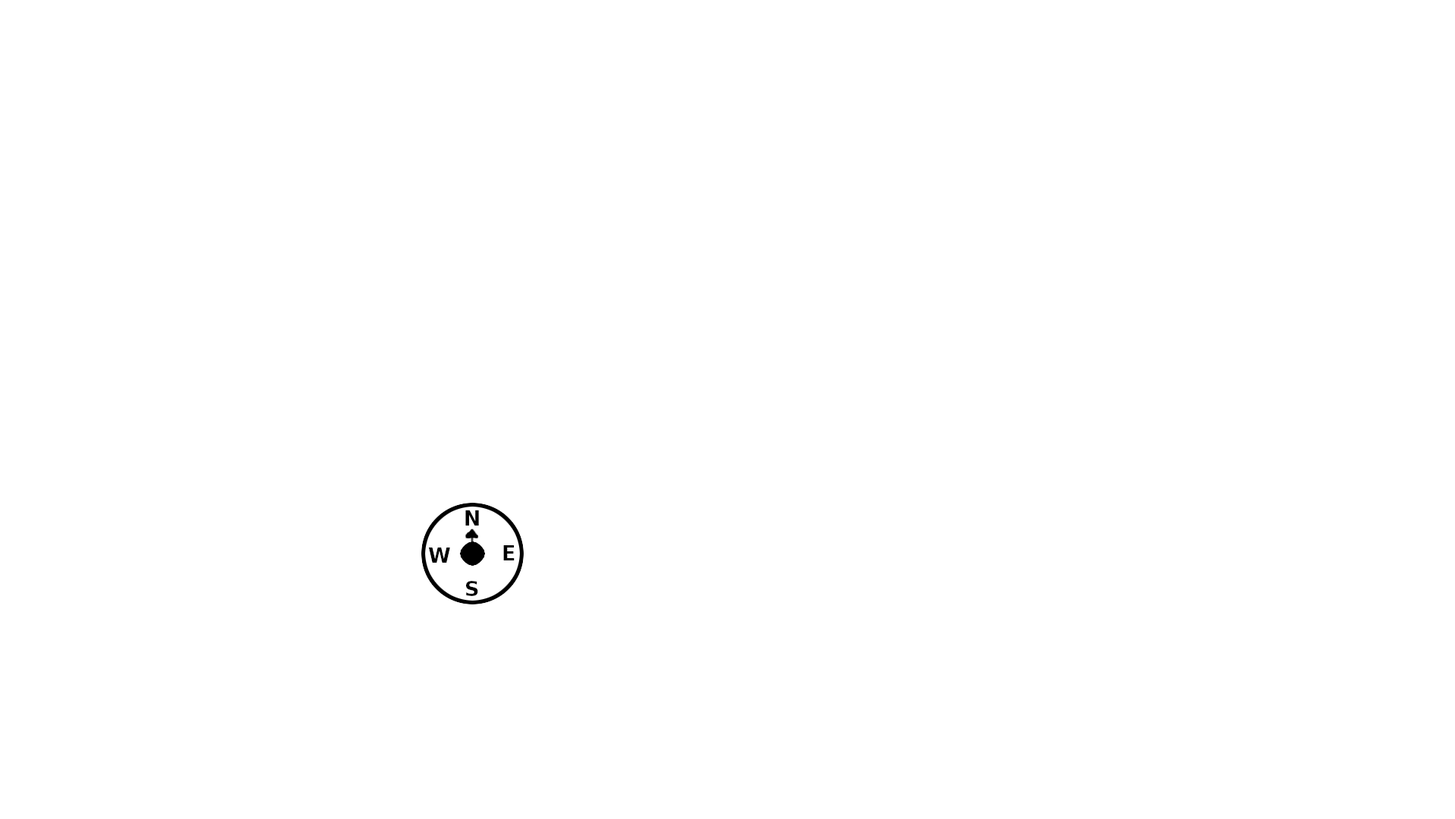
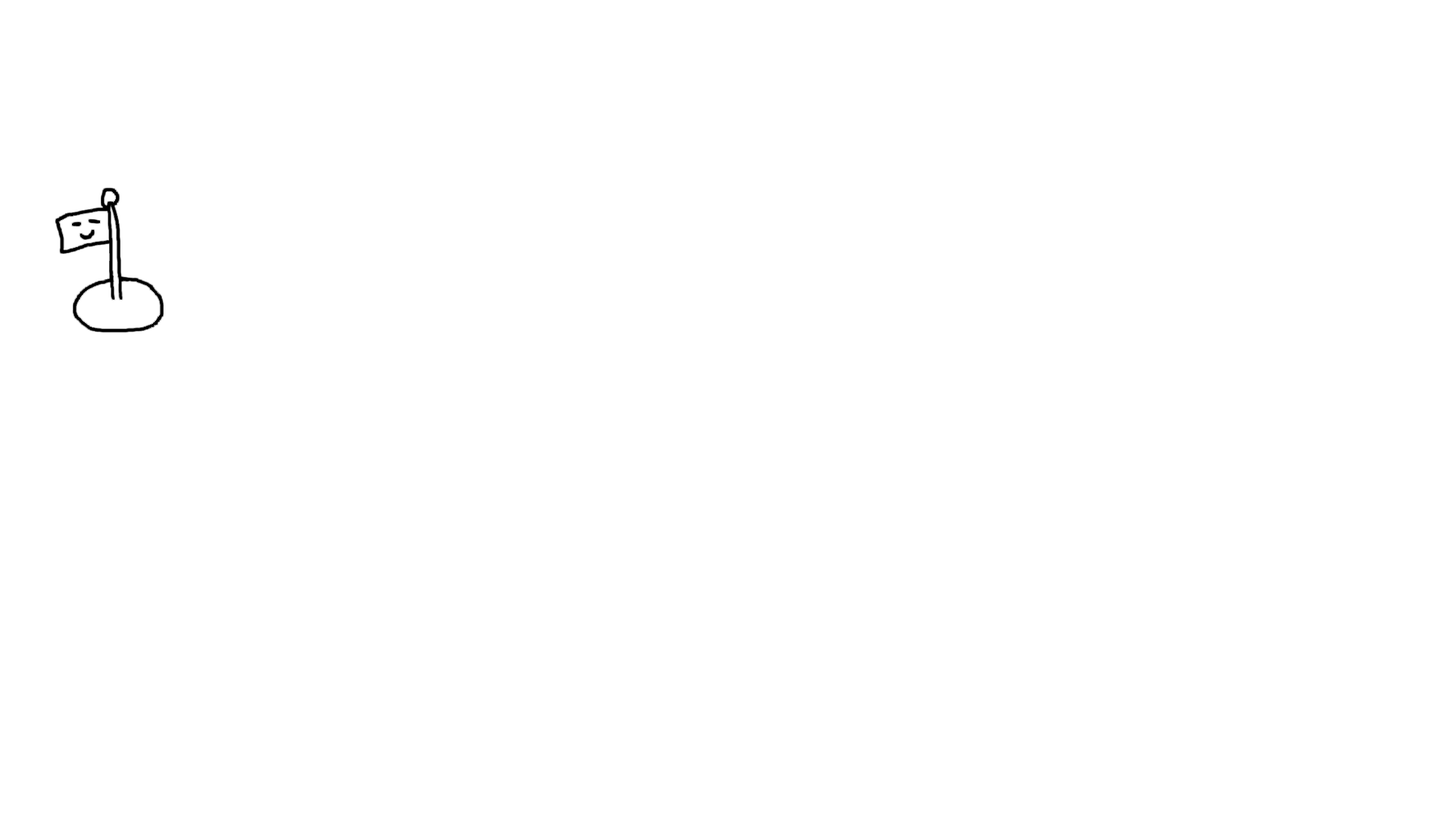
Layer changes from the first 1455 × 819 image to the second:
added layer "Flag" above "Compass" over [left=54, top=187, right=164, bottom=333]
hid "Compass" over [left=421, top=502, right=524, bottom=605]
